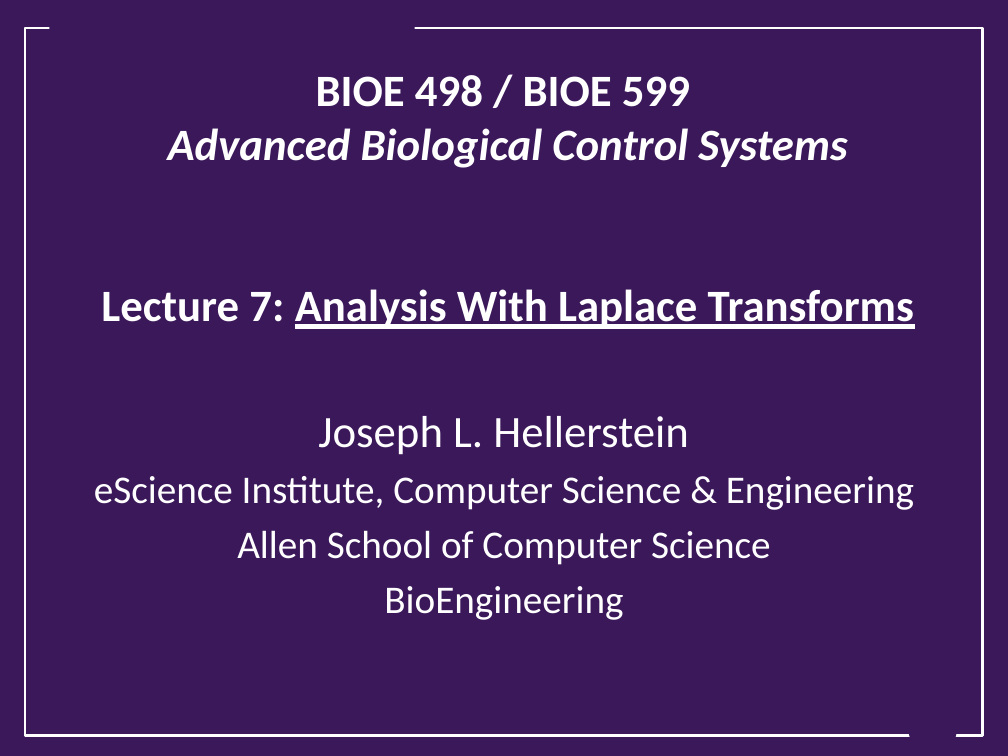
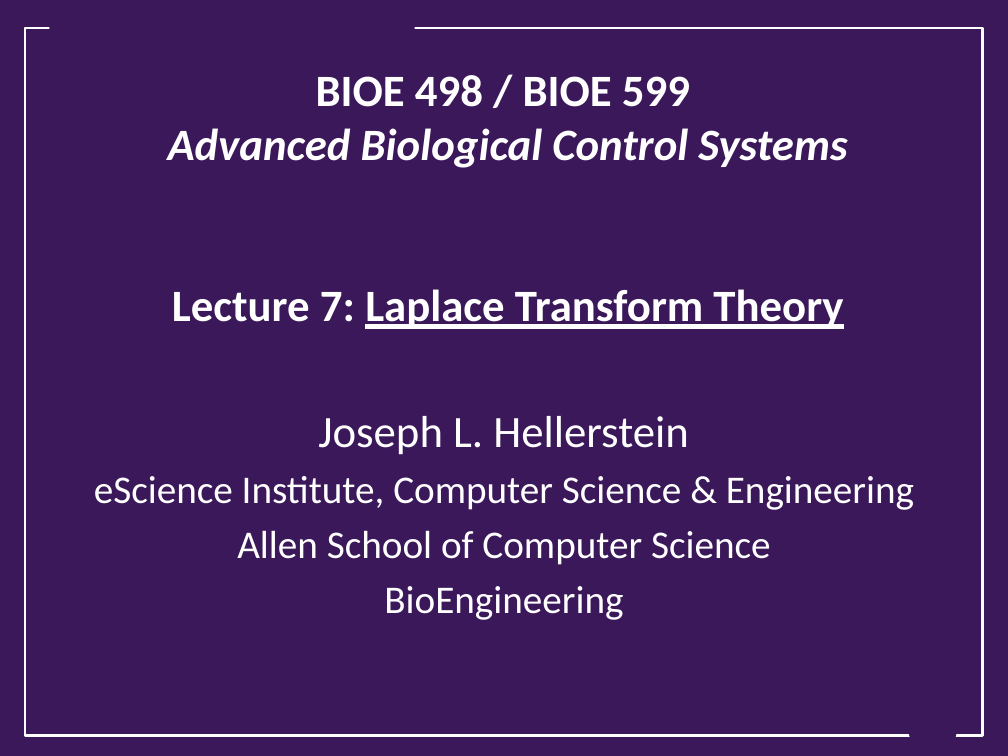
Before and after one commit to joseph-hellerstein/advanced-controls-lectures, a slide deck: slide 1 of Lecture_7-Laplace-Transform-Theory/Laplace-Transform-Theory.pptx. Drawn at 1008x756 pixels with LibreOffice and Linux fonts; fonts in the diff are those of the drawing; background and template pictures are left out. Boxes give left, top, right and bottom in pixels: in the first picture for what was removed or moved away, otherwise in the second. Text is boxed around its words. In the diff, an @@ line names an element or a change of style, - is before the commit and + after.

```diff
--- a/Lecture_7-Laplace-Transform-Theory/Laplace-Transform-Theory.pptx
+++ b/Lecture_7-Laplace-Transform-Theory/Laplace-Transform-Theory.pptx
@@ title at (168, 75, 847, 329): text changed @@
-BIOE 498 / BIOE 599
-Advanced Biological Control Systems
-Lecture 7: Analysis With Laplace Transforms
+BIOE 498 / BIOE 599
+Advanced Biological Control Systems
+Lecture 7: Laplace Transform Theory
```
Also in this commit, not shown: 3 other slides changed, 2 slides added, 2 slides removed, 2 other files.
